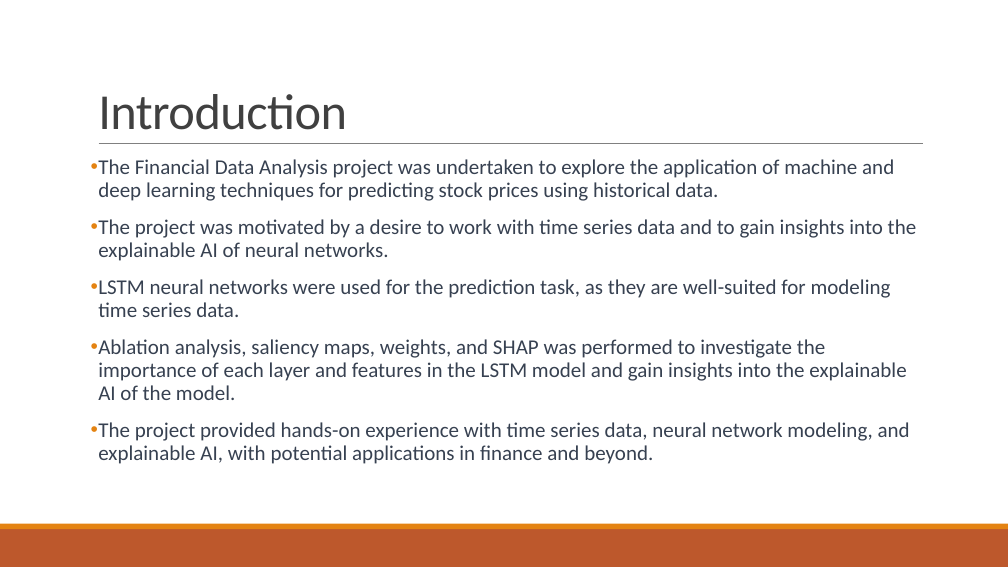
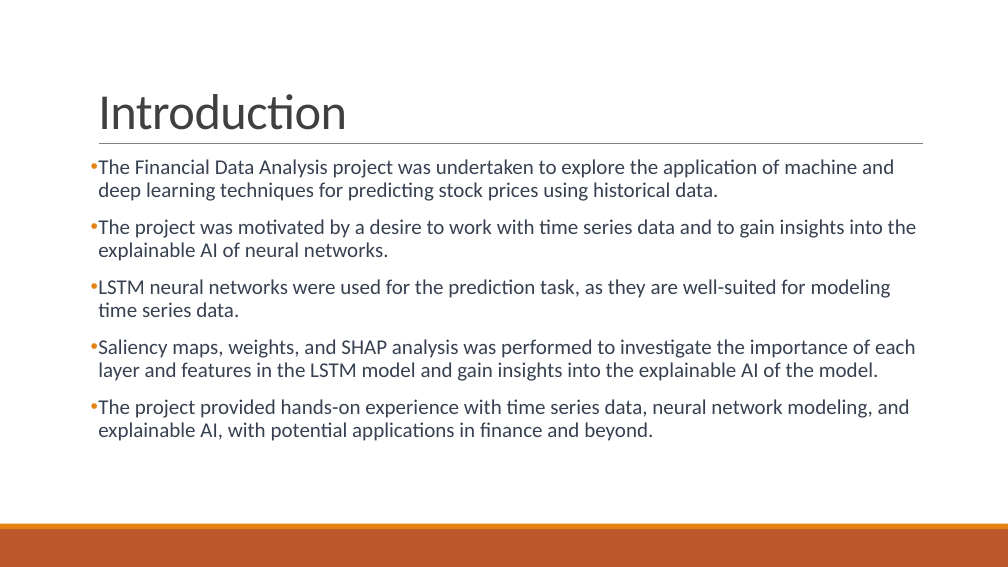
Before and after one commit to maanavchoubey/CS6850-Final, a slide deck: slide 2 of CS-6850 Final.pptx. Drawn at 1008x567 pixels with LibreOffice and Linux fonts; fonts in the diff are those of the drawing. Boxes give left, top, right and bottom in pixels: in the first picture for what was removed or moved away, otherwise in the second. Text is boxed around its words. In the diff, an @@ line names an element or a change of style, - is before the commit and + after.

Commit message:
Final commit

```diff
--- a/CS-6850 Final.pptx
+++ b/CS-6850 Final.pptx
@@ text at (98,339,915,381): text changed @@
-• Ablation analysis, saliency maps, weights, and SHAP was performed to investigate the importance of each layer and features in the LSTM model and gain insights into the explainable AI of the model.
+• Saliency maps, weights, and SHAP analysis was performed to investigate the importance of each layer and features in the LSTM model and gain insights into the explainable AI of the model.
```
